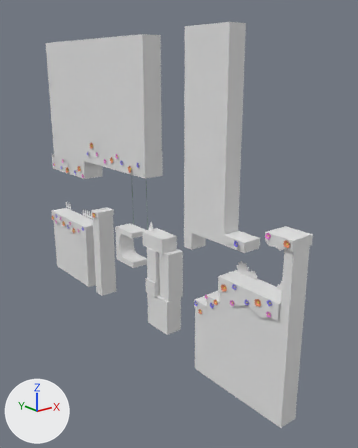
Before and after pictures for a commit that changed the FBX model Assets/NIvel/Pantalla 2/PF-Pantalla-2_Def.fbx.
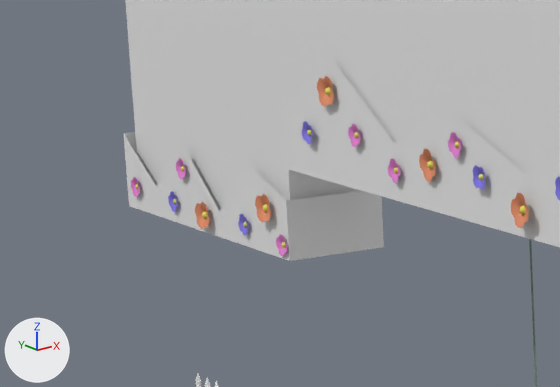
The first picture shows the older version from a 50 mm lens placed at (-64.9, -108.1, 39.7), pointed at (2.6, -23.7, 6.0). The close-ups show both versions on the part from 8% to 38% of the width and 29% to 46% of the height of that picture; other places that the commit changed are outside them. Every picture has the same lights, and +X, +Y and +Z are marked at lower left. Where no turn or scale is listed for an object, it has been applied to the vertices. Vertices at the same position are counted once.

The first close-up shows 'Cube.001', 'Florecilla.056', 'Pantalla_2'.
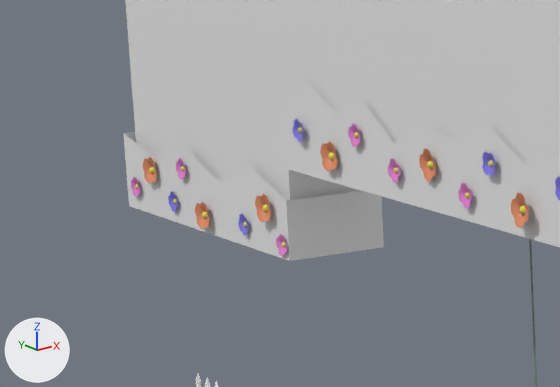
Pixel boxes (x1, y1, x2, y2) of what changed, in the close-ups (560 x 387 px; the box of a moved part takes in the faces that stretch with it):
```json
{"part": 1, "of": "me_cube_072", "change": "moved or reshaped", "before": [317, 76, 334, 107], "after": [320, 141, 337, 172]}
{"part": 2, "of": "me_cube_072", "change": "moved or reshaped", "before": [472, 165, 485, 190], "after": [482, 151, 495, 176]}
{"part": 3, "of": "me_cube_072", "change": "moved or reshaped", "before": [448, 132, 461, 158], "after": [458, 183, 472, 208]}
{"part": 4, "of": "me_cube_072", "change": "added", "after": [143, 157, 157, 184]}
{"part": 5, "of": "me_cube_072", "change": "moved or reshaped", "before": [302, 121, 313, 144], "after": [293, 119, 304, 142]}
{"part": 6, "of": "me_cube_071", "change": "built on", "before": [124, 67, 513, 218], "after": [124, 89, 519, 218]}
```

Edits to the scene script, one JSON object a line:
```json
{"block": "me_cube_072", "where": "# used by ob_florecilla_056; location = (-4.83, 2.0, 3.58)"}
{"op": "remove", "block": "me_cube_072", "code": "me_cube_072.from_pydata(...)  # 2200 vertices, 2671 faces; spans x -0.8..0.2, y -63.5..25.4, z -11.3..18.8"}
{"op": "add", "block": "me_cube_072", "code": "me_cube_072.from_pydata(...)  # 2259 vertices, 2743 faces; spans x -0.8..0.5, y -63.5..25.4, z -11.3..17.1"}
{"block": "me_cube_072", "change": "me_cube_072 part 1: the loose piece of 58 vertices spanning x -0.5..-0.2, y -1.9..-0.4, z 17.3..18.8 is moved by (0.0, 0.0, -3.2)"}
{"block": "me_cube_072", "change": "me_cube_072 part 2: the loose piece of 50 vertices spanning x -0.5..-0.3, y -15.3..-14.2, z 15.3..16.3 is moved by (0.0, -0.9, 0.7)"}
{"block": "me_cube_072", "change": "me_cube_072 part 3: the loose piece of 50 vertices spanning x -0.4..-0.2, y -13.3..-12.2, z 16.4..17.6 is moved by (0.0, -0.7, -2.2)"}
{"block": "me_cube_072", "change": "me_cube_072 part 4: a new loose piece of 59 vertices spanning x -0.8..-0.4, y 17.9..19.5, z 10.7..12.2"}
{"block": "me_cube_072", "change": "me_cube_072 part 5: 50 vertices removed from x -0.5..-0.3, y 0.4..1.5, z 15.2..16.4; 50 vertices added at x -0.5..-0.3, y 1.3..2.4, z 15.2..16.4"}
{"block": "me_cube_071", "where": "# used by ob_cube_001; location = (-2.51, 2.49, 3.44)"}
{"op": "remove", "block": "me_cube_071", "code": "me_cube_071.from_pydata(...)  # 232 vertices, 158 faces; spans x -2.7..2.8, y -64.3..25.4, z -12.4..19.8"}
{"op": "add", "block": "me_cube_071", "code": "me_cube_071.from_pydata(...)  # 260 vertices, 179 faces; spans x -2.7..2.8, y -64.3..25.4, z -12.4..18.5"}
{"block": "me_cube_071", "change": "me_cube_071 part 6: 5 vertices moved from x -2.7..2.3, y -24.0..18.1, z 10.5..19.1 to x -2.7..2.3, y -24.0..18.1, z 12.1..17.4; 2 vertices removed from x -2.5, y -13.0..-2.0, z 18.4..19.8; 22 vertices added at x -2.5..2.3, y -21.3..0.8, z 13.7..18.5"}
```
